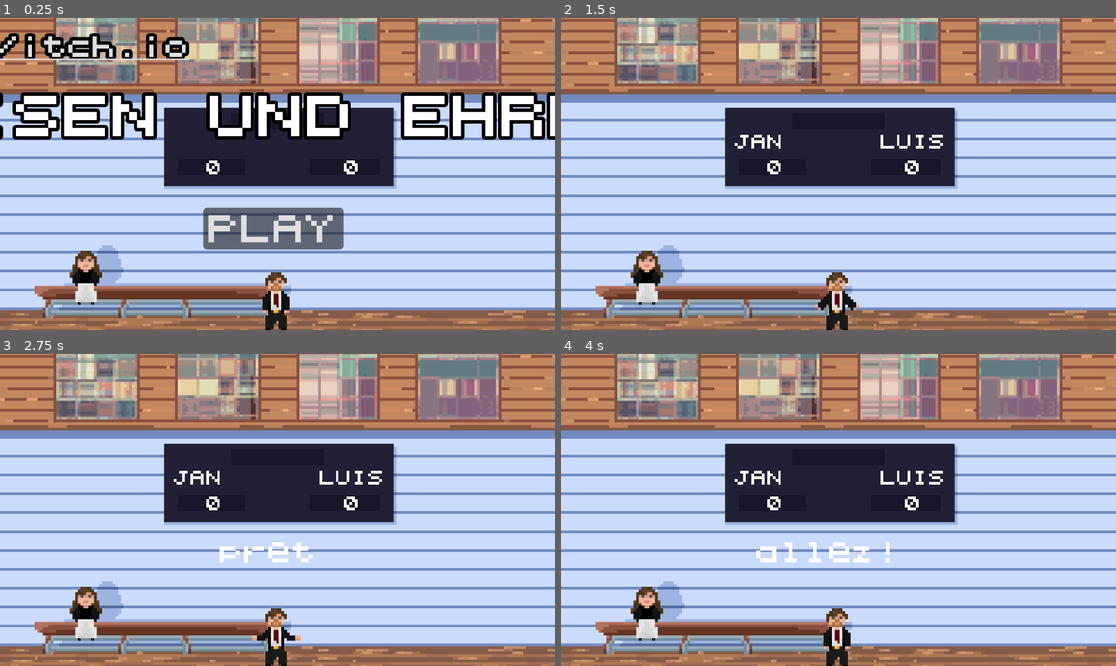
Above: before the commit, frames 1-4 (two rows, left to right).
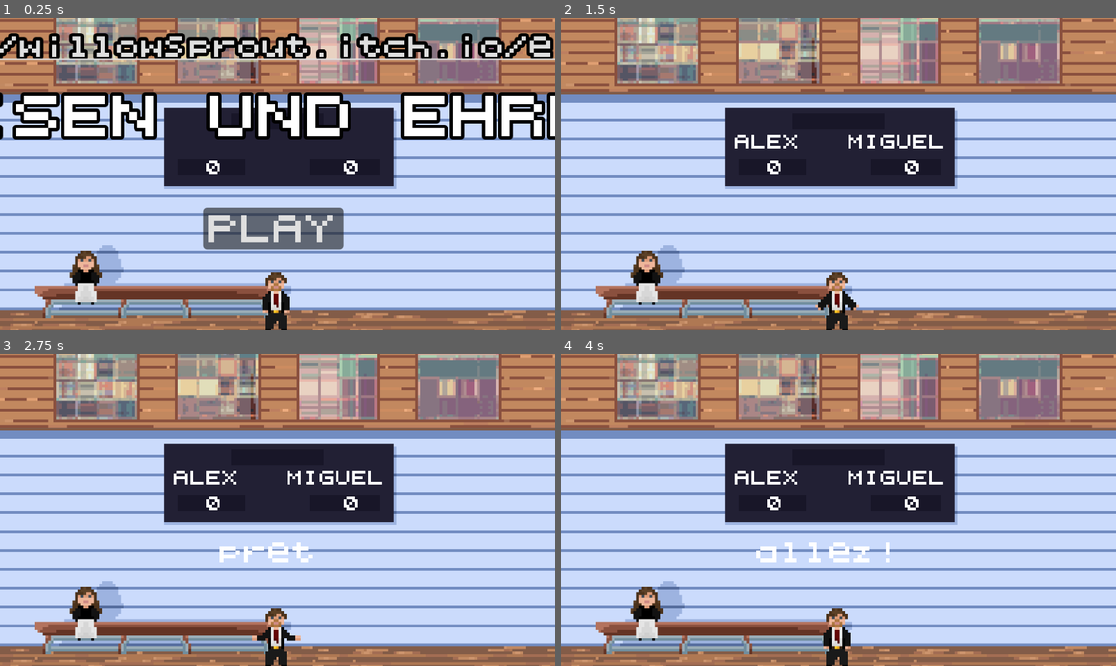
Above: after the commit, the same moments.

Repository: erikdervik/eisen-und-ehre
Game: Godot game, scene res://game.tscn
Two runs of this game, one before a commit and one after it. Both use one fixed random seed, a clock stepped at 60 frames per second and the inputs below. The engine's default icon, where the game draws it, is replaced by a stand-in: a white triangle on a blue panel in a dark square.
Inputs:
- Up to frame 1 (0.25 s): no input
- Up to frame 2 (1.5 s): click "PLAY" at 0.5 s; hold D (p1_right) from 1.28 s (still down); hold Ctrl (p1_sprint) from 1.28 s (still down)
- Up to frame 3 (2.75 s): keep holding D (p1_right); tap Enter at 2 s; release Ctrl (p1_sprint) at 2.03 s; tap Left (p2_left) at 2.1 s
- Up to frame 4 (4 s): release D (p1_right) at 2.78 s; hold A (p1_left) 2.78-3.53 s; hold Right (p2_right) 2.78-3.53 s; tap Space at 3.5 s; hold D (p1_right) from 3.53 s (still down); tap Shift (p2_sprint) at 3.6 s

The runs differ from the first frame. In frame 1, 5.6% of the frame differs, in the area x 2-100%, y 4-14%; in frame 2, 0.5%; in frame 3, 0.5%; in frame 4, 0.5%.

Commit message:
Matti und Mika vergessen

Diff:
--- a/game.gd
+++ b/game.gd
@@ -27,7 +27,7 @@
 var winner
 const startpos1 = Vector2(-72,265)
 const startpos2 = Vector2(72,265)
-const people = ["SILAS","LAURA","LOTTE","IMKE","LUIS","JAN","MIRKO","ERIK","JUSTUS","CHARLOTTE","MIGUEL","FELIX","ALEX","NIKLAS","BEN","EMIL","HILDE","RICO"]
+const people = ["RAMONA","MIKA","MATTI","LOTTE","IMKE","LUIS","JAN","MIRKO","ERIK","JUSTUS","CHARLOTTE","MIGUEL","FELIX","ALEX","NIKLAS","BEN","EMIL","HILDE","RICO"]
 func play_silas_sound(sound, language="fr"):
 	if typeof(sound) == TYPE_ARRAY:
 		silas_player.stream = sound.pick_random()
--- a/main_ui.tscn
+++ b/main_ui.tscn
@@ -48,7 +48,7 @@
 theme_override_constants/outline_size = 10
 theme_override_fonts/font = ExtResource("2_w37m7")
 theme_override_font_sizes/font_size = 15
-text = "https://itch.io"
+text = "https://willowsprout.itch.io/eisen-und-ehre"
 
 [node name="RichTextLabel3" type="RichTextLabel" parent="."]
 layout_mode = 0
Not shown, changed: README.md
